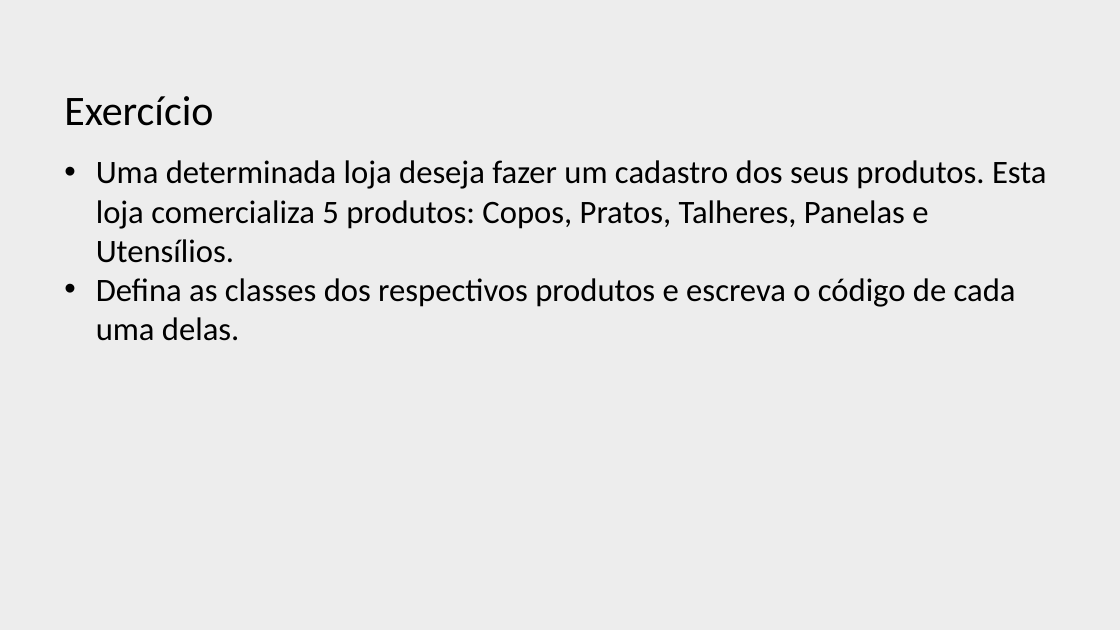
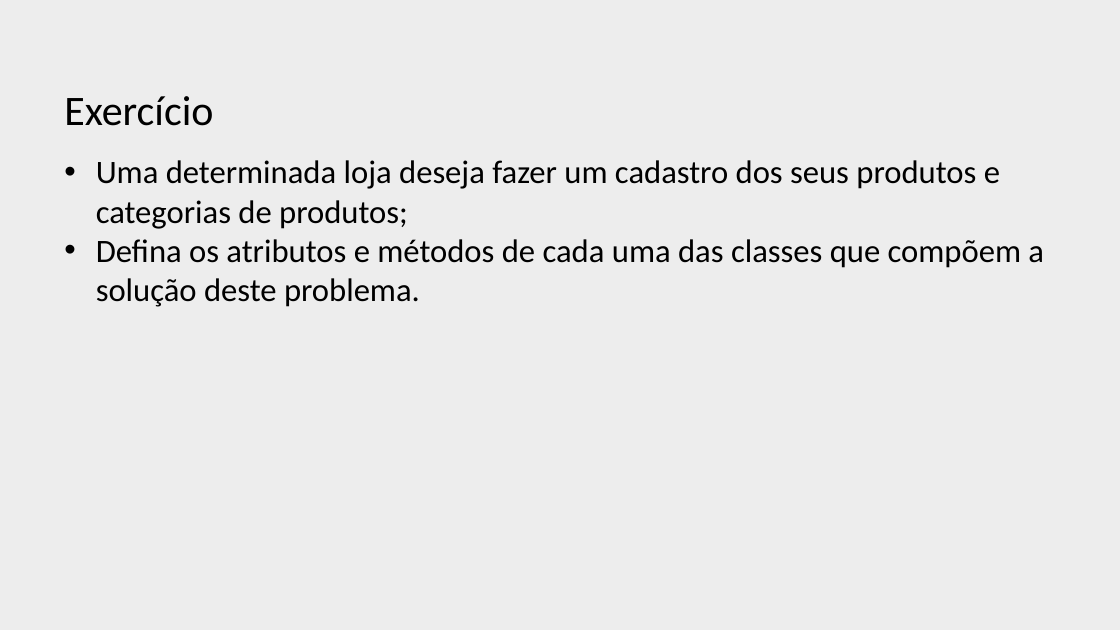
Before and after one commit to profJulioMomente/POO_2SI, a slide deck: slide 13 of 2018/2018.02.28-Aula02.pptx (slide 10 before the commit). Drawn at 1120x630 pixels with LibreOffice and Linux fonts; fonts in the diff are those of the drawing; background and template pictures are left out. Boxes give left, top, right and bottom in pixels: in the first picture for what was removed or moved away, otherwise in the second. Text is boxed around its words. In the diff, an @@ line names an element or a change of style, - is before the commit and + after.

```diff
--- a/2018/2018.02.28-Aula02.pptx
+++ b/2018/2018.02.28-Aula02.pptx
@@ text at [96, 160, 1044, 307]: text changed @@
-• Uma determinada loja deseja fazer um cadastro dos seus produtos. Esta loja comercializa 5 produtos: Copos, Pratos, Talheres, Panelas e Utensílios.
-• Defina as classes dos respectivos produtos e escreva o código de cada uma delas.
+• Uma determinada loja deseja fazer um cadastro dos seus produtos e categorias de produtos;
+• Defina os atributos e métodos de cada uma das classes que compõem a solução deste problema.
```
Also in this commit, not shown: 1 other slide changed, 1 slide added, 2 slides removed.
